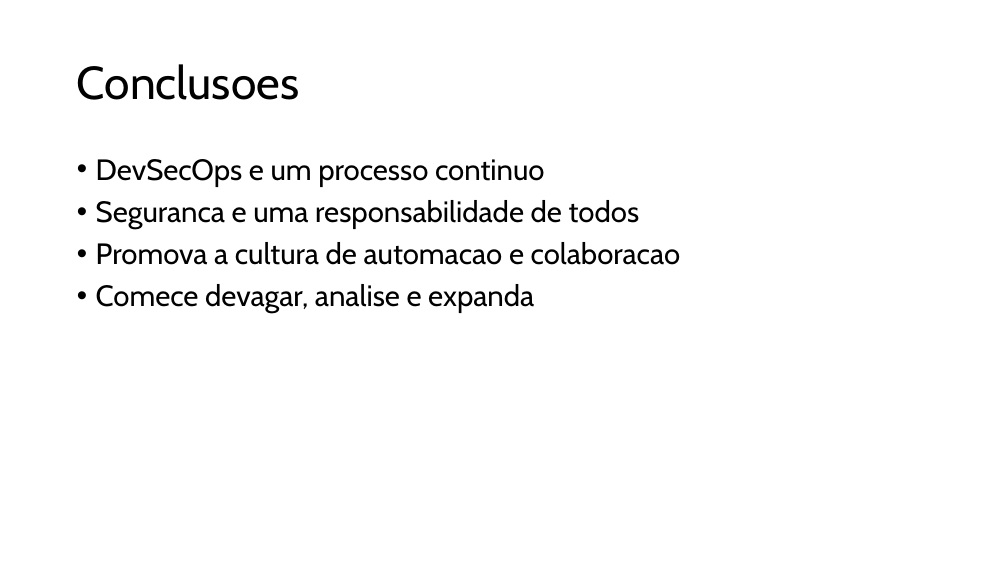
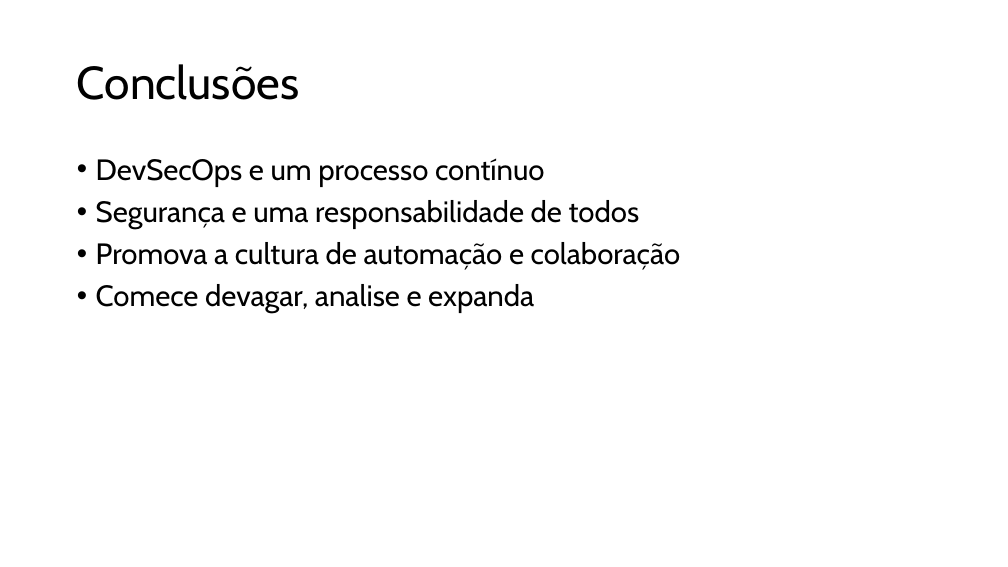
Before and after one commit to raqsilva8/pme-devsecops-toolkit, a slide deck: slide 14 of Material_de_Treino/DevSecOps_tecnico.pptx. Drawn at 1008x567 pixels with LibreOffice and Linux fonts; fonts in the diff are those of the drawing. Boxes give left, top, right and bottom in pixels: in the first picture for what was removed or moved away, otherwise in the second. Text is boxed around its words. In the diff, an @@ line names an element or a change of style, - is before the commit and + after.

```diff
--- a/Material_de_Treino/DevSecOps_tecnico.pptx
+++ b/Material_de_Treino/DevSecOps_tecnico.pptx
@@ title at box(77, 64, 299, 100): text changed @@
-Conclusoes
+Conclusões
@@ text at box(96, 158, 681, 270): text changed @@
-• DevSecOps e um processo continuo
-• Seguranca e uma responsabilidade de todos
-• Promova a cultura de automacao e colaboracao
+• DevSecOps e um processo contínuo
+• Segurança e uma responsabilidade de todos
+• Promova a cultura de automação e colaboração
```
Also in this commit, not shown: 13 other slides changed, 1 other file.
